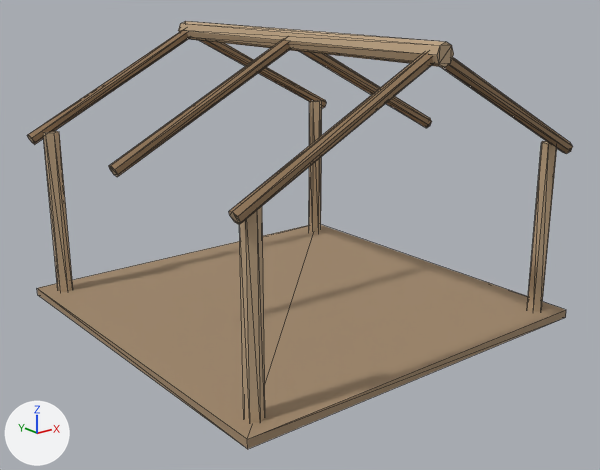
One commit to the glTF model assets/3d/models/building_market_frame.glb: the scene before it, then after it.
Both versions are drawn from a 50 mm lens placed at (-6.17, -7.87, 4.08), pointed at (-0.07, -0.23, 1.03). Lighting does not change. The marker at lower left points along +X, +Y and +Z. The picture after the commit comes second. Mesh edges are drawn as thin lines. Vertices at exactly the same position are counted once.

The first picture shows 'building_market_frame'.
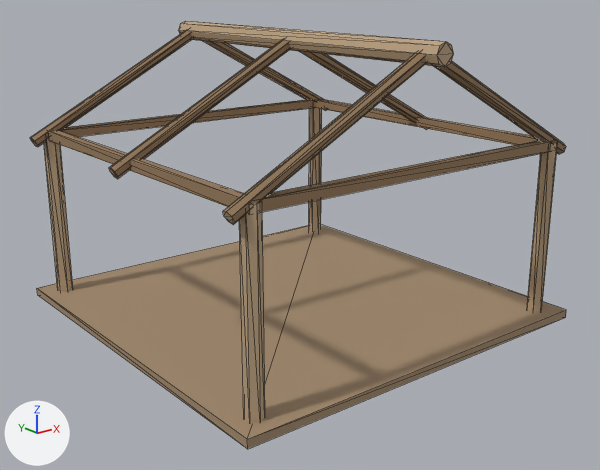
What differs and where, as boxes [x1, y1, x2, y2] in the pictures (600 x 470 px; the box of a moved part takes in the faces that stretch with it):
```json
{"object": "building_market_frame", "change": "reshaped", "before": [27, 21, 573, 449], "after": [30, 21, 566, 449]}
{"part": 1, "of": "me_building_market_frame", "change": "added", "after": [48, 99, 551, 212], "on screen": "brown"}
{"part": 2, "of": "me_building_market_frame", "change": "moved or reshaped", "before": [27, 29, 573, 225], "after": [30, 30, 566, 225]}
```

The change, as JSON lines over the scene's bpy script:
```json
{"block": "me_building_market_frame", "where": "# used by ob_building_market_frame; location = (0.0, 0.0, 0.0)"}
{"op": "remove", "block": "me_building_market_frame", "code": "me_building_market_frame.from_pydata(...)  # 153 vertices, 264 faces; spans x -2.42..2.42, y -2.42..2.42, z 0.0..3.47"}
{"op": "add", "block": "me_building_market_frame", "code": "me_building_market_frame.from_pydata(...)  # 177 vertices, 312 faces; spans x -2.42..2.42, y -2.42..2.42, z 0.0..3.47"}
{"block": "me_building_market_frame", "change": "me_building_market_frame part 1: a new loose piece of 24 vertices spanning x -2.21..2.21, y -2.21..2.21, z 2.11..2.23, in mat_wood_dark (brown #957959)"}
{"block": "me_building_market_frame", "change": "me_building_market_frame part 2"}
{"block": "me_building_market_frame", "change": "12 vertices are removed from x -2.41..2.37, y -2.31..2.32, z 2.06..3.41"}
{"block": "me_building_market_frame", "change": "82 faces are deleted"}
{"block": "me_building_market_frame", "change": "8 vertices in x -0.03..0.03, y 2.22..2.32, z 3.29..3.41 move by (0.0, -0.09, 0.0)"}
{"block": "me_building_market_frame", "change": "7 vertices in x -0.03..0.03, y -2.26..-2.19, z 3.29..3.41 move by (0.0, 0.09, 0.0)"}
{"block": "me_building_market_frame", "change": "6 vertices in x -2.41..2.41, y -2.26..-2.19, z 2.07..2.18 move by (0.0, 0.09, -0.02)"}
{"block": "me_building_market_frame", "change": "6 vertices in x -2.38..2.41, y -0.02..0.08, z 2.07..2.18 move by (0.0, 0.0, -0.02)"}
{"block": "me_building_market_frame", "change": "5 vertices in x -2.41..2.41, y 2.22..2.32, z 2.07..2.18 move by (0.0, -0.09, -0.02)"}
{"block": "me_building_market_frame", "change": "24 vertices move from x -2.39..2.39, y -2.31..2.22, z 2.06..3.38 to x -2.4..2.4, y -2.22..2.13, z 2.03..3.38"}
{"block": "me_building_market_frame", "change": "12 vertices are added at x -2.41..2.36, y -2.22..2.23, z 2.03..3.41"}
{"block": "me_building_market_frame", "change": "52 new faces join them, mat_wood (beige #bca281)"}
{"block": "me_building_market_frame", "change": "30 new faces join them, mat_wood_dark (brown #957959)"}
```
